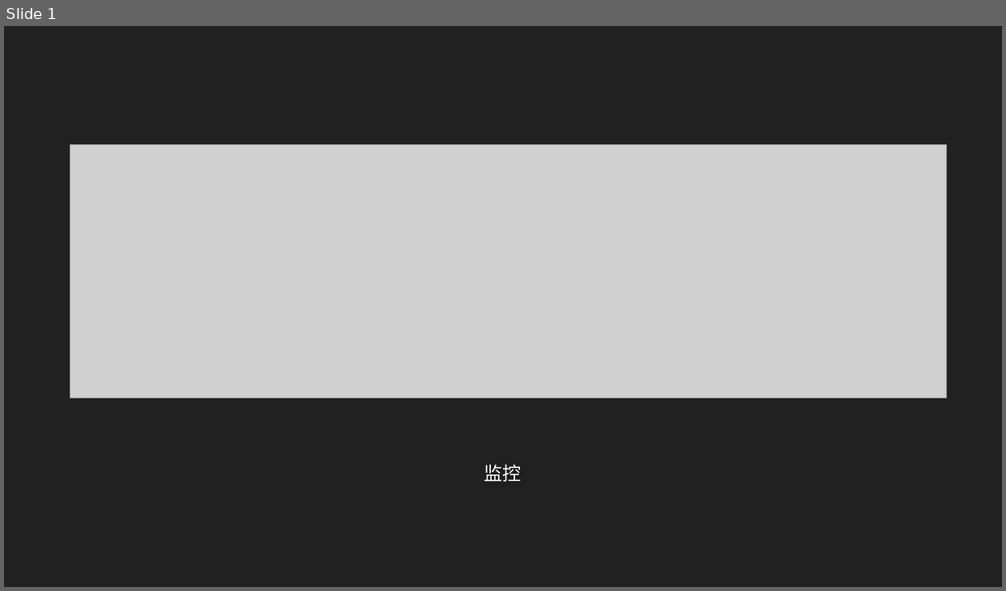
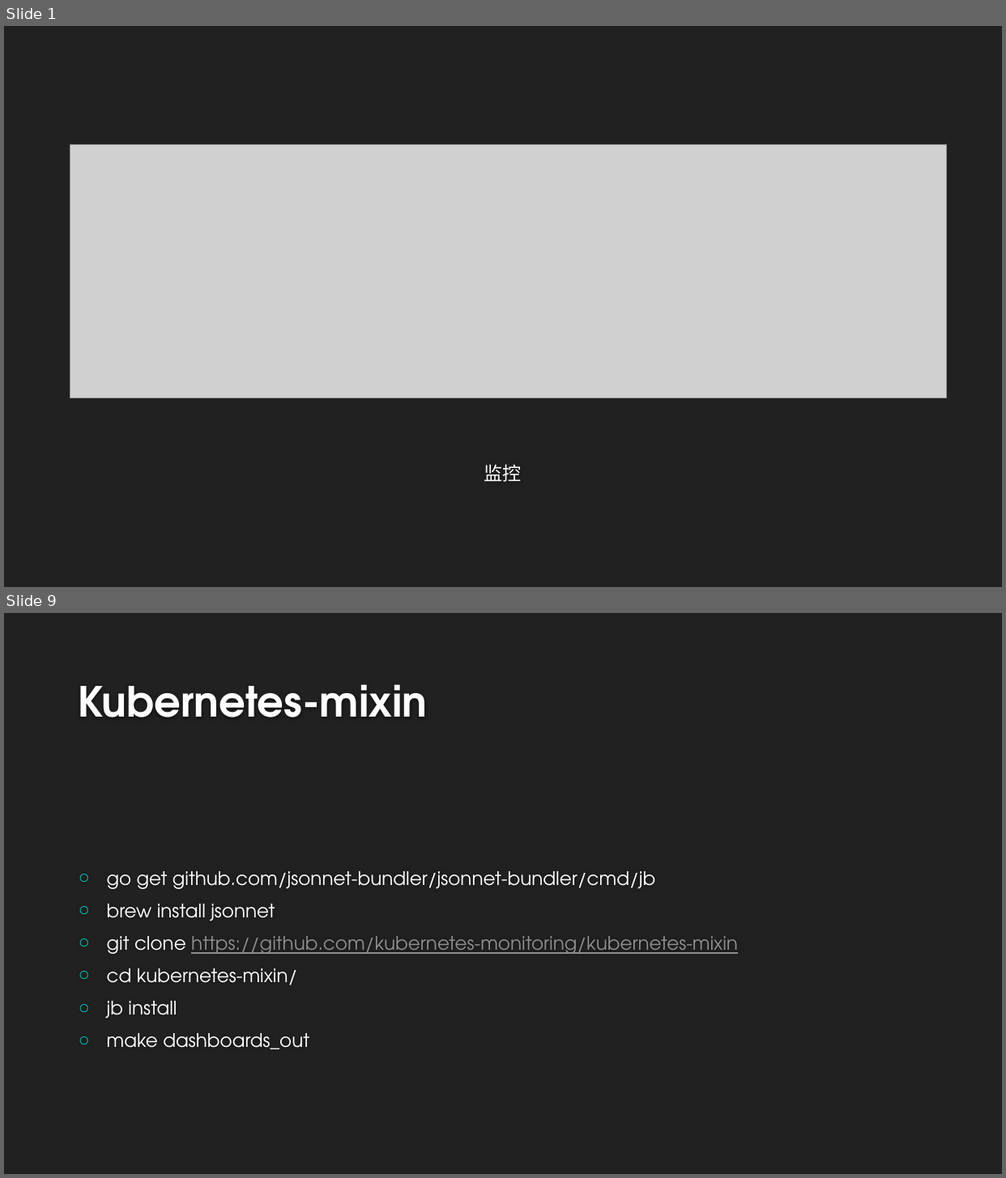
Before and after one commit to airuitian/CloudNative, a slide deck: kubernetes/k8s007.pptx. Shown one above the other, each under a label of ours: slide 1 before the commit, slides 1 and 9 after it; the slides between them are not shown. The pictures are 1006x591 and 1006x1178 pixels, drawn with LibreOffice and Linux fonts; fonts in the diff are those of the drawing; grey boxes stand for pictures; background and template pictures are left out. Boxes give left, top, right and bottom in pixels: in the first picture for what was removed or moved away, otherwise in the second. Text is boxed around its words. In the diff, an @@ line names an element or a change of style, - is before the commit and + after.

```diff
--- a/kubernetes/k8s007.pptx
+++ b/kubernetes/k8s007.pptx
@@ slide 9 added at [4, 613, 1002, 1174], background #212121 @@
@@ title added at [78, 684, 427, 717], 40 pt, text #FEFEFE, bold @@
+Kubernetes-mixin
@@ text added at [107, 871, 738, 1050], 18 pt, text #FFFFFF @@
+○ go get github.com/jsonnet-bundler/jsonnet-bundler/cmd/jb
+○ brew install jsonnet
+○ git clone https://github.com/kubernetes-monitoring/kubernetes-mixin
+○ cd kubernetes-mixin/
+○ jb install
+○ make dashboards_out
```
Also in this commit, not shown: 1 slide changed, 12 other slides added, 1 other file.
